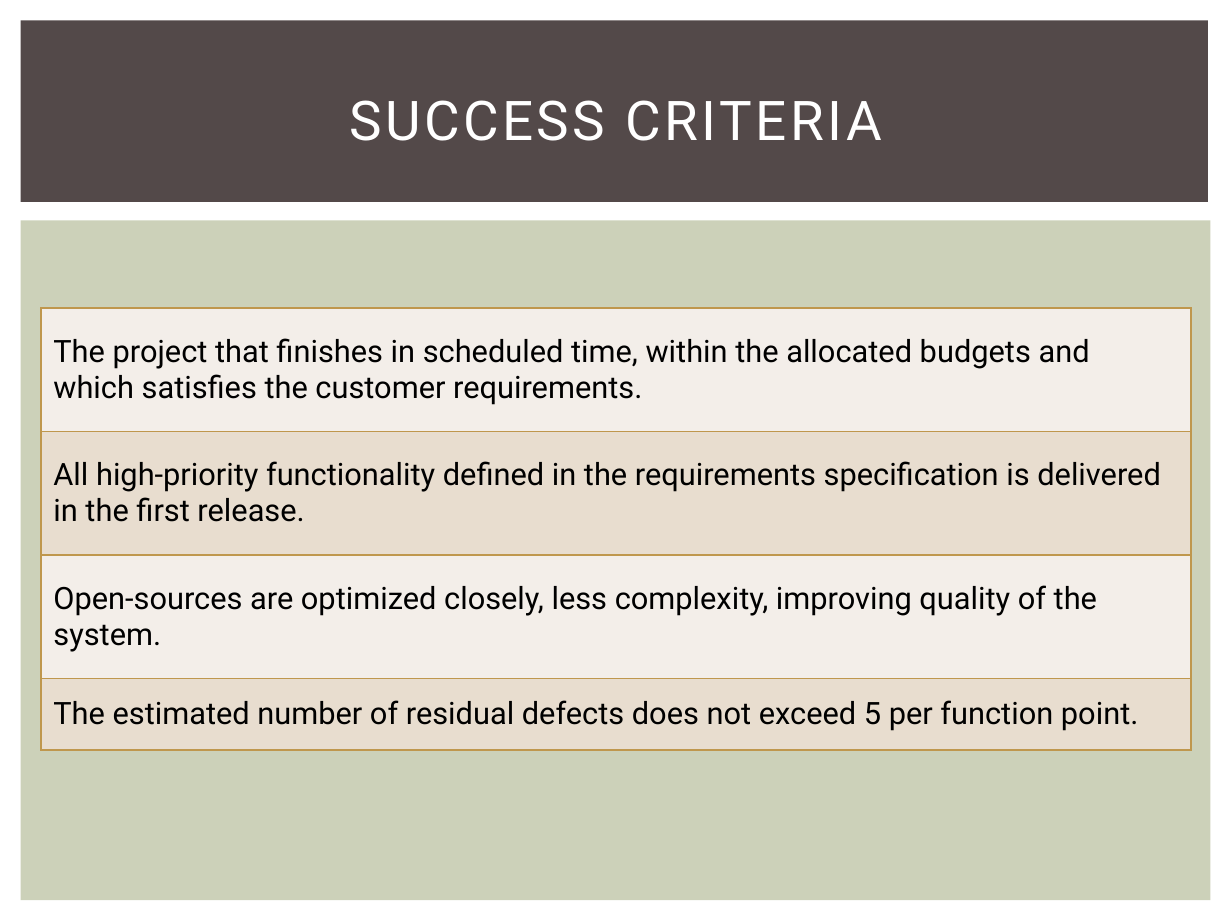
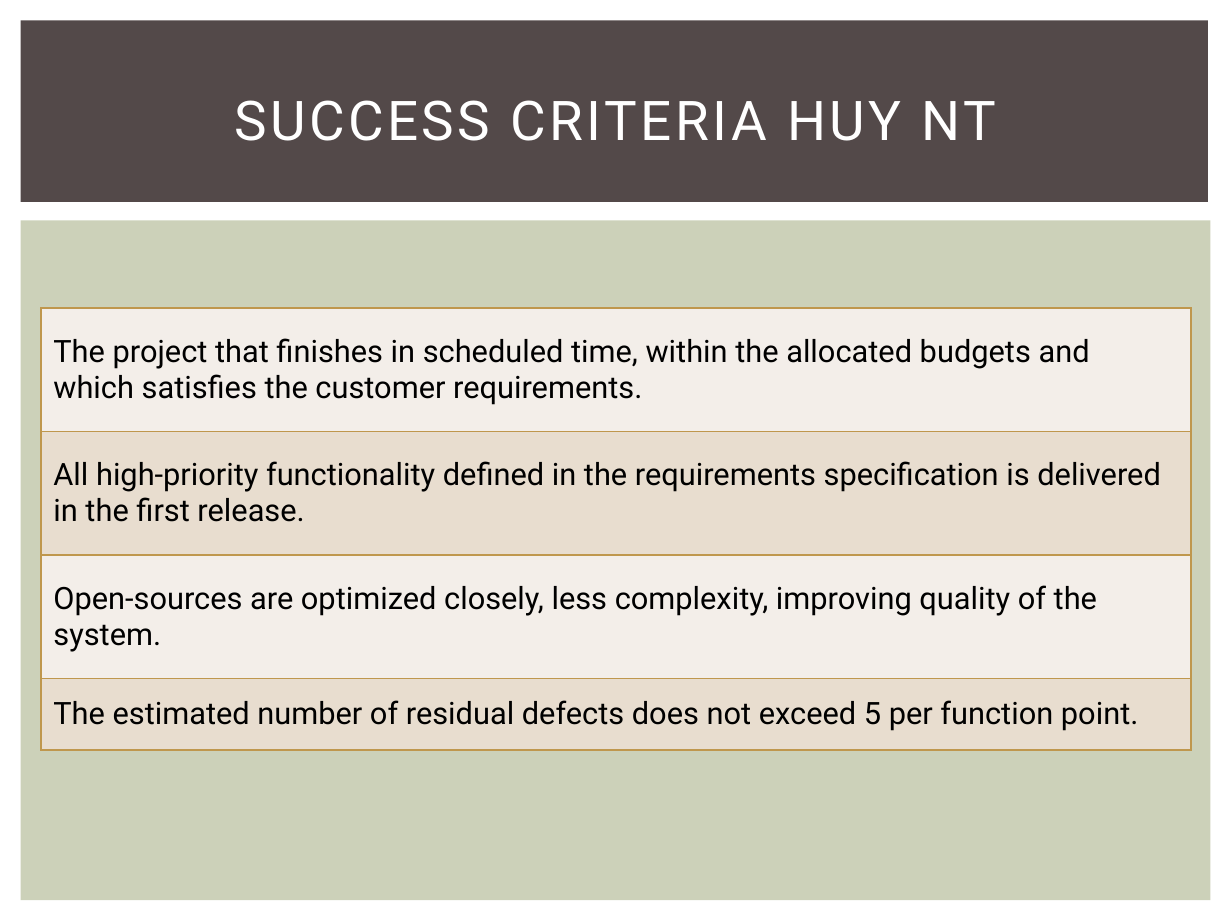
Before and after one commit to skyview059/e-learning-website, a slide deck: slide 13 of Document/Final report/Slide E-Learning project.pptx. Drawn at 1232x924 pixels with LibreOffice and Linux fonts; fonts in the diff are those of the drawing. Boxes give left, top, right and bottom in pixels: in the first picture for what was removed or moved away, otherwise in the second. Text is boxed around its words. In the diff, an @@ line names an element or a change of style, - is before the commit and + after.

```diff
--- a/Document/Final report/Slide E-Learning project.pptx
+++ b/Document/Final report/Slide E-Learning project.pptx
@@ title at (234,100,996,141): text changed @@
-SUCCESS CRITERIA
+SUCCESS CRITERIA HUY NT
```
Also in this commit, not shown: 19 other slides changed.
